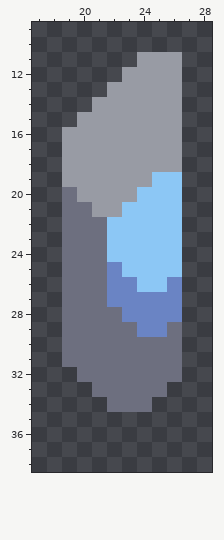
Two states of a pixel-art sprite, sprites/units/smol/nano-weapon.png. Above is the file before it was changed.
The file is 48x48 pixels. Shown: x 17..28, y 9..38.
New version:
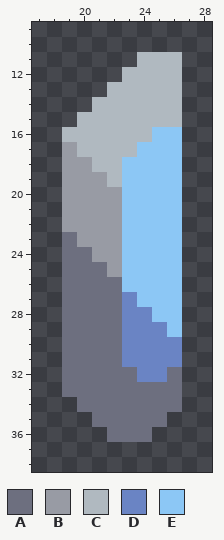
Palette (. is transparent): A #6d6f7f  B #989ba4  C #b0b9c0  D #6a84c4  E #8cc7f5
The exact change:
{"y":11,"x":24,"old":"BBB","new":"CCC"}
{"y":12,"x":23,"old":"BBBB","new":"CCCC"}
{"y":13,"x":22,"old":"BBBBB","new":"CCCCC"}
{"y":14,"x":21,"old":"BBBBBB","new":"CCCCCC"}
{"y":15,"x":20,"old":"BBBBBBB","new":"CCCCCCC"}
{"y":16,"x":19,"old":"BBBBBBBB","new":"CCCCCCEE"}
{"y":17,"x":20,"old":"BBBBBBB","new":"CCCCEEE"}
{"y":18,"x":21,"old":"BBBBBB","new":"CCEEEE"}
{"y":19,"x":22,"old":"BBB","new":"CEE"}
{"y":20,"x":19,"old":"A","new":"B"}
{"y":20,"x":23,"old":"B","new":"E"}
{"y":21,"x":19,"old":"AA","new":"BB"}
{"y":22,"x":19,"old":"AAAE","new":"BBBB"}
{"y":23,"x":20,"old":"AAE","new":"BBB"}
{"y":24,"x":21,"old":"AE","new":"BB"}
{"y":25,"x":22,"old":"D","new":"B"}
{"y":26,"x":22,"old":"DD","new":"AE"}
{"y":26,"x":26,"old":"D","new":"E"}
{"y":27,"x":22,"old":"D","new":"A"}
{"y":27,"x":24,"old":"DDD","new":"EEE"}
{"y":28,"x":25,"old":"DD","new":"EE"}
{"y":29,"x":23,"old":"A","new":"D"}
{"y":29,"x":26,"old":"A","new":"E"}
{"y":30,"x":23,"old":"AAAA","new":"DDDD"}
{"y":31,"x":23,"old":"AAAA","new":"DDDD"}
{"y":32,"x":19,"old":".","new":"A"}
{"y":32,"x":24,"old":"AA","new":"DD"}
{"y":33,"x":19,"old":"..","new":"AA"}
{"y":33,"x":26,"old":".","new":"A"}
{"y":34,"x":20,"old":"..","new":"AA"}
{"y":34,"x":25,"old":"..","new":"AA"}
{"y":35,"x":21,"old":".....","new":"AAAAA"}
{"y":36,"x":22,"old":"...","new":"AAA"}
{"label":"changed","picture_box":[62,52,182,442]}
